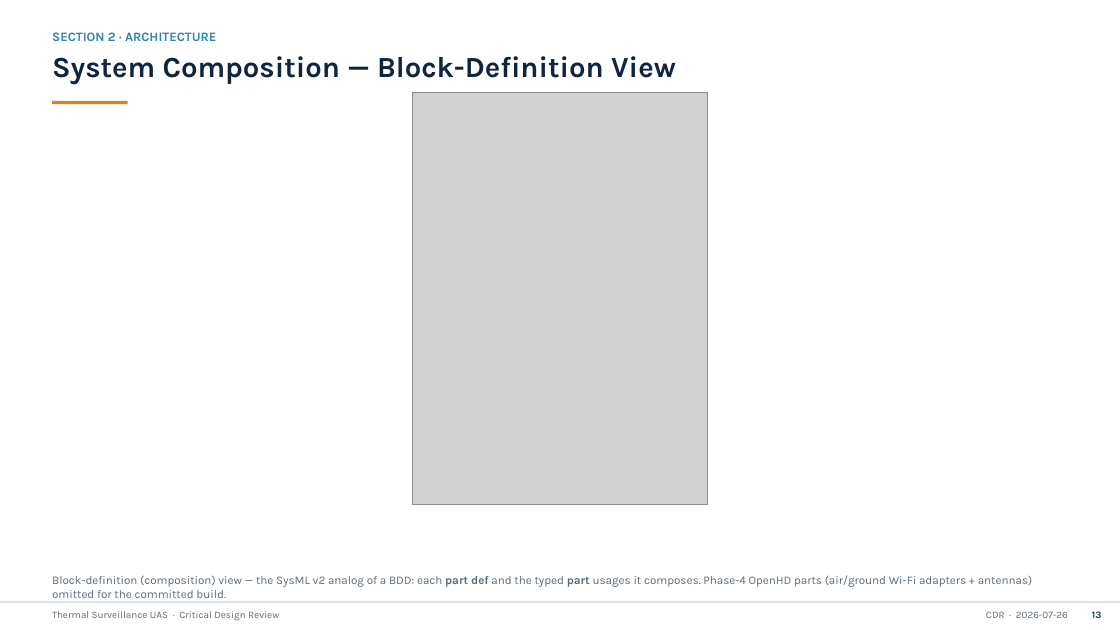
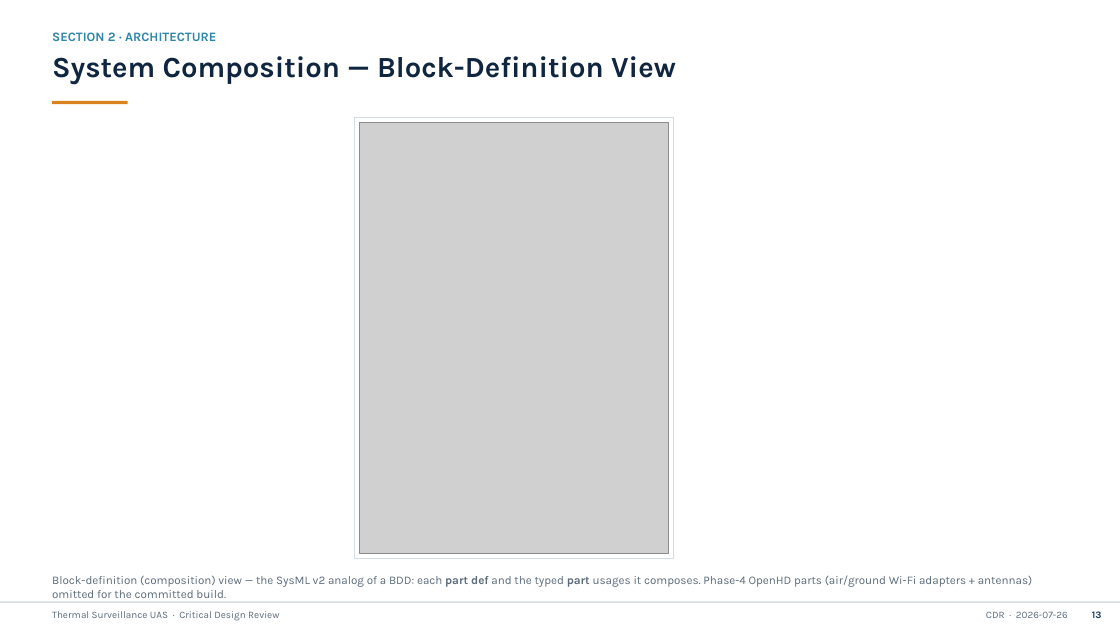
Before and after one commit to david12daniel/SurveillanceDrone, a slide deck: slide 14 of CDR_Thermal_Surveillance_Drone.pptx. Drawn at 1120x630 pixels with LibreOffice and Linux fonts; fonts in the diff are those of the drawing; grey boxes stand for pictures. Boxes give left, top, right and bottom in pixels: in the first picture for what was removed or moved away, otherwise in the second. Text is boxed around its words. In the diff, an @@ line names an element or a change of style, - is before the commit and + after.

Commit message:
Verify CDR deck for Lisa briefing; make slide 14 diagram native in build_cdr.py
- verify_cdr_deck.py: automated pre-briefing checks (slide 14 diagram present
  byte-identical, legacy hand-drawn shapes gone, caption/title preserved, no
  dangling rels, RTM table has no blank verification cells). All PASS.
- build_cdr.py: slide 14 now emits system_composition.png natively instead of
  hand-drawn sysml_box/def_panel shapes, so rebuilds no longer clobber the
  Sep 15 diagram swap; PROJ root now resolves from __file__ on either checkout.
- Regenerated deck (41 slides): also picks up R3_BHV_SBC_FAILSAFE, R3_CAM_COST
  600->720 restatement, and open-items RESOLVED/RETIRED rows that the Sep 15
  deck was missing. 35/41 slides text-identical to prior deck.
- cdr_deck_verification.md: full verification report (task #85 prep item).
- Commit Oct 9 flight_time_model.py sweep outputs left unstaged.

```diff
--- a/CDR_Thermal_Surveillance_Drone.pptx
+++ b/CDR_Thermal_Surveillance_Drone.pptx
@@ rectangle added at [355,118,674,559], fill #FFFFFF, outline #D4DDE4 1 pt @@
@@ picture: place and size @@
-picture at [413,92,708,504]
+picture at [360,123,669,554]
```
Also in this commit, not shown: 6 other slides changed, 8 other files.
